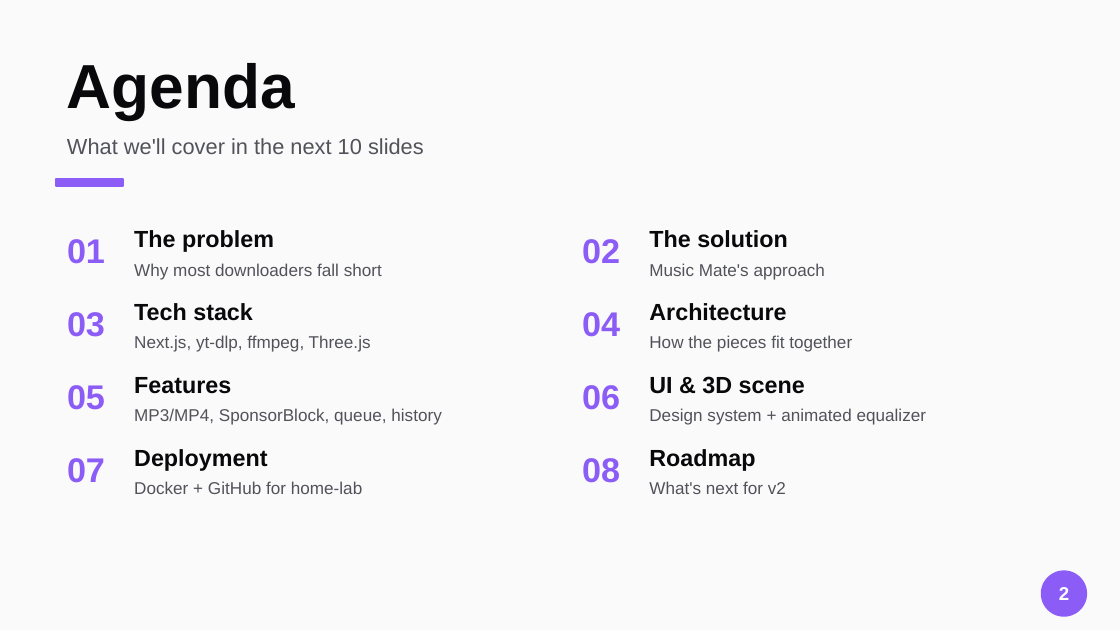
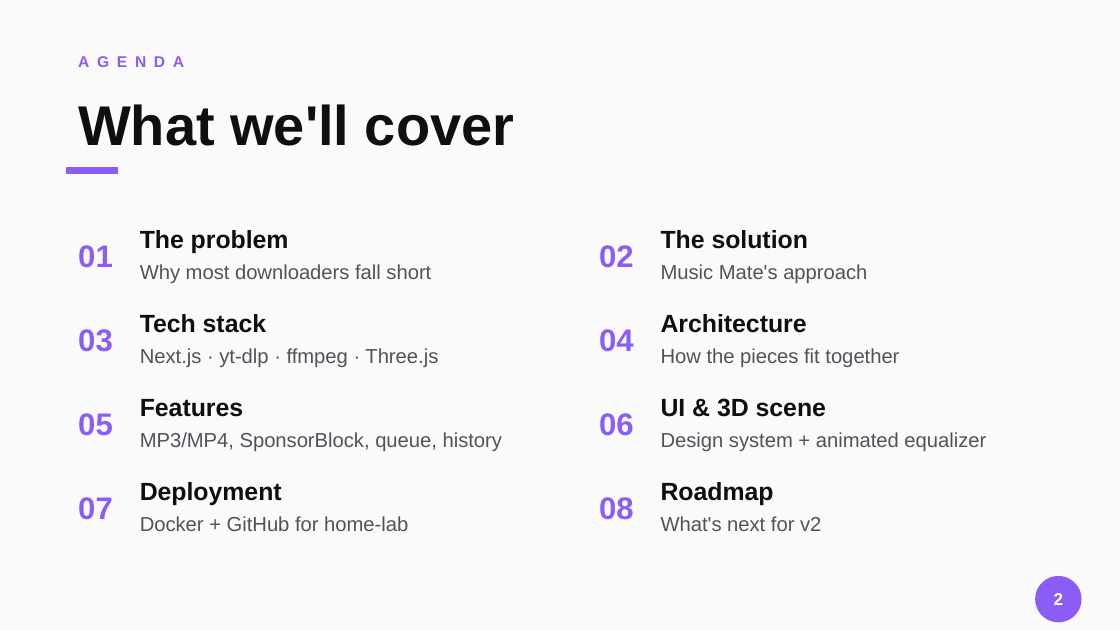
Before and after one commit to hellogunawan99/music-mate, a slide deck: slide 2 of docs/deck/output/music-mate.pptx. Drawn at 1120x630 pixels with LibreOffice and Linux fonts; fonts in the diff are those of the drawing. Boxes give left, top, right and bottom in pixels: in the first picture for what was removed or moved away, otherwise in the second. Text is boxed around its words. In the diff, an @@ line names an element or a change of style, - is before the commit and + after.

Commit message:
Aesthetic redesign of deck: shared design tokens, tighter layouts
Before: 43 shapes on the architecture slide alone, mixed type sizes
(9-80pt), inconsistent corner radii, decorative shapes competing
with content. Felt busy and unprofessional.

After: Rounded & Spacious style consistently applied across all slides.

New shared module: docs/deck/tokens.js
  - THEME: 5 contract colors (primary, secondary, accent, light, bg)
  - EX: extended neutrals (surface, line, inkSubtle, accentSoft)
  - TYPE: 6-size type scale (display 64 → caption 10)
  - SP: spacing tokens (pageMargin 0.6, cardPadding 0.3, etc.)
  - Helpers: addHeader, addPageBadge, addCard, addTagPill

Per-slide changes:
  - Cover: removed bg-color blocks, kept just one accent bar + mark
  - Agenda: vertical 2-col layout with generous 0.65 row height
  - Problem: equal-width cards (2.73in each), consistent inner padding
  - Solution: hero quote band + 2x2 pillar grid (was 4-col cramped)
  - Tech stack: 3 horizontal layer rows, pill items aligned to baseline
  - Architecture: VERTICAL flow with connector lines (was horizontal
    with 43 shapes); now 29 shapes, cleaner hierarchy
  - Features: 2x3 grid, single tag pill, single title, single body
  - 3D scene: image 60% width, side panel with bullet list
  - UI showcase: 3 image cards with consistent framing
  - Deployment: 3-step cards with dark code blocks
  - Closing: mirrors cover, brand mark + accent bar

Type scale locked to 6 sizes (was 13 different sizes). Corner radii
locked to 0.18-0.2in.

```diff
--- a/docs/deck/output/music-mate.pptx
+++ b/docs/deck/output/music-mate.pptx
@@ text at [67,63,295,120]: text changed; size 40 to 10 pt; text colour #09090B to #8B5CF6 @@
-Agenda
+AGENDA
@@ text at [78,104,514,146]: text changed; size 14 to 36 pt; text colour #52525B to #0F0F12; bold on @@
-What we'll cover in the next 10 slides
+What we'll cover
@@ rectangle: place and size @@
-rectangle at [56,179,123,186]
+rectangle at [67,168,118,174]
@@ text "01": place and size @@
-text "01" at [67,239,105,264]
+text "01" at [78,245,113,268]
@@ text "02": place and size @@
-text "02" at [582,239,620,264]
+text "02" at [599,245,634,268]
@@ text "The solution": place and size @@
-text "The solution" at [649,230,788,248]
+text "The solution" at [661,230,808,249]
@@ text "Music Mate's approach": place and size @@
-text "Music Mate's approach" at [649,263,825,280]
+text "Music Mate's approach" at [661,264,867,283]
@@ text "03": place and size @@
-text "03" at [67,312,105,337]
+text "03" at [78,329,113,352]
@@ text "Tech stack": place and size @@
-text "Tech stack" at [134,303,253,321]
+text "Tech stack" at [140,314,267,333]
@@ text "04": place and size @@
-text "04" at [582,312,620,337]
+text "04" at [599,329,634,352]
@@ text "Architecture": place and size @@
-text "Architecture" at [649,303,786,321]
+text "Architecture" at [661,314,807,333]
@@ text "Next.js · yt-dlp · ffmpeg ..." at [140,348,438,367]: vertical alignment middle to top @@
@@ text at [140,348,438,367]: text changed; size 11 to 13 pt @@
-Next.js, yt-dlp, ffmpeg, Three.js
+Next.js · yt-dlp · ffmpeg · Three.js
@@ text "How the pieces fit together": place and size @@
-text "How the pieces fit together" at [649,335,852,352]
+text "How the pieces fit together" at [661,348,899,367]
@@ text "05": place and size @@
-text "05" at [67,385,105,410]
+text "05" at [78,413,113,436]
@@ text "Features": place and size @@
-text "Features" at [134,377,231,394]
+text "Features" at [140,399,243,417]
@@ text "06": place and size @@
-text "06" at [582,385,620,410]
+text "06" at [599,413,634,436]
@@ text "UI & 3D scene": place and size @@
-text "UI & 3D scene" at [649,376,805,394]
+text "UI & 3D scene" at [661,398,826,417]
@@ text "MP3/MP4, SponsorBlock, queue, history": place and size @@
-text "MP3/MP4, SponsorBlock, queue, history" at [134,408,441,425]
+text "MP3/MP4, SponsorBlock, queue, history" at [140,432,502,451]
@@ text "Design system + animated equalizer": place and size @@
-text "Design system + animated equalizer" at [649,408,927,425]
+text "Design system + animated equalizer" at [661,432,986,451]
@@ text "07": place and size @@
-text "07" at [67,458,105,483]
+text "07" at [78,497,113,520]
@@ text "Deployment": place and size @@
-text "Deployment" at [134,449,267,471]
+text "Deployment" at [140,482,282,505]
@@ size 22 to 20 pt; vertical alignment top to middle in 8 elements at [78,245,113,268], [599,245,634,268], [78,329,113,352], [599,329,634,352], [78,413,113,436], [599,413,634,436], [78,497,113,520], [599,497,634,520] @@
@@ text "08": place and size @@
-text "08" at [582,458,620,483]
+text "08" at [599,497,634,520]
@@ size 15 to 16 pt, text colour #09090B to #0F0F12; vertical alignment middle to top in 8 elements at [140,230,289,253], [661,230,808,249], [140,314,267,333], [661,314,807,333], [140,399,243,417], [661,398,826,417], [140,482,282,505], [661,482,774,505] @@
@@ text "Roadmap": place and size @@
-text "Roadmap" at [649,449,755,471]
+text "Roadmap" at [661,482,774,505]
@@ text "Docker + GitHub for home-lab": place and size @@
-text "Docker + GitHub for home-lab" at [134,481,362,494]
+text "Docker + GitHub for home-lab" at [140,516,408,531]
@@ size 11 to 13 pt; vertical alignment middle to top in 7 elements at [140,264,431,283], [661,264,867,283], [661,348,899,367], [140,432,502,451], [661,432,986,451], [140,516,408,531], [661,516,821,531] @@
@@ text "What's next for v2": place and size @@
-text "What's next for v2" at [649,481,786,494]
+text "What's next for v2" at [661,516,821,531]
@@ text "2" at [1054,593,1064,605]: size 12 to 11 pt @@
@@ ellipse: place and size @@
-ellipse at [1042,571,1086,616]
+ellipse at [1036,577,1081,622]
```
Also in this commit, not shown: 10 other slides changed, 13 other files.
